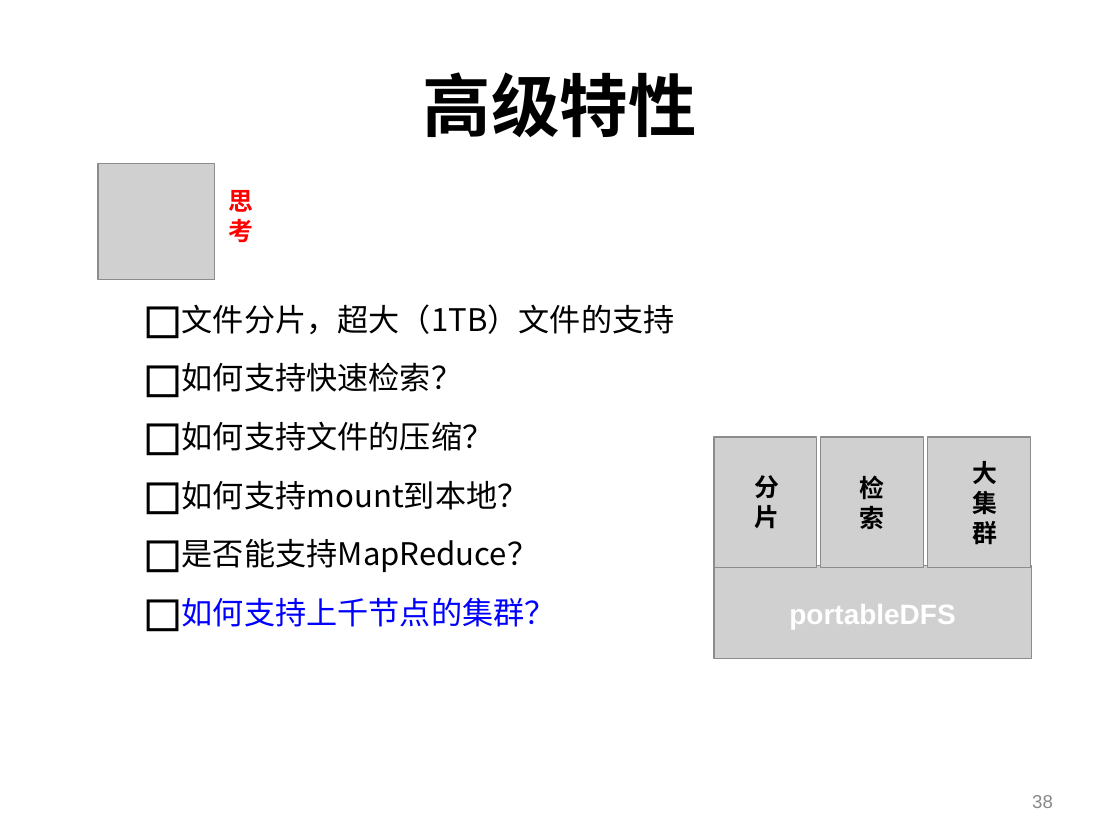
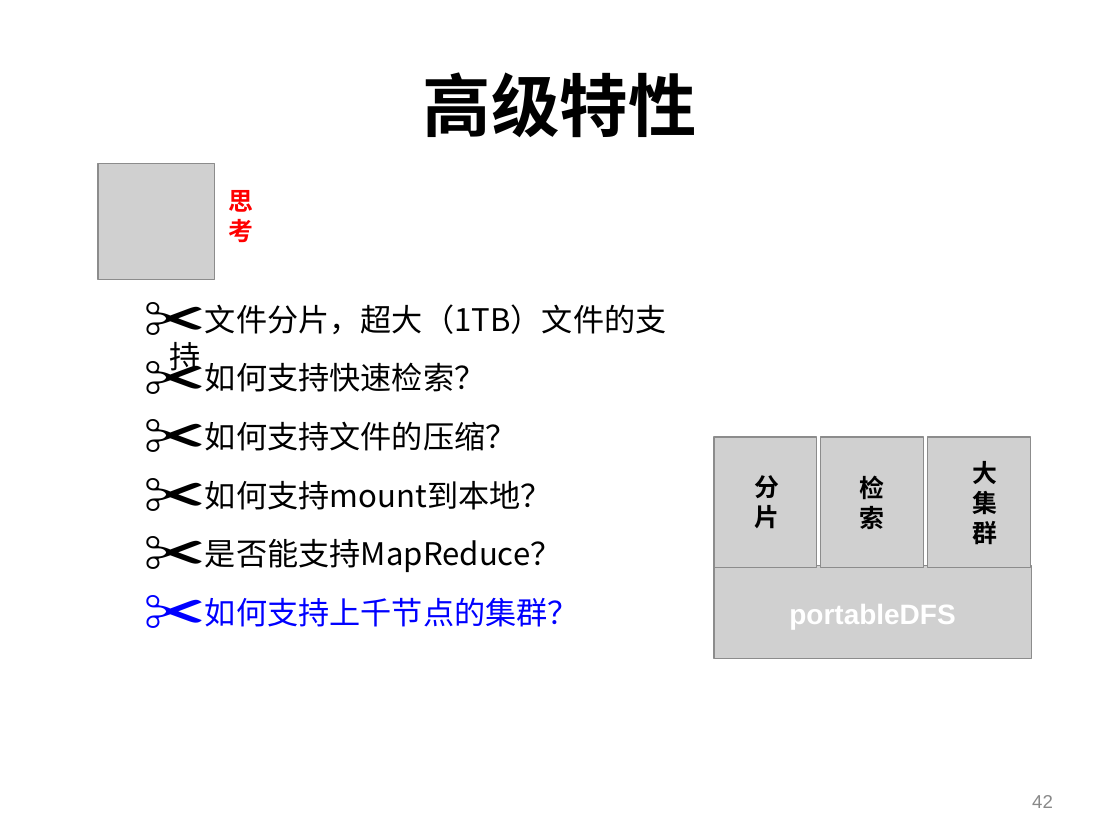
Before and after one commit to shtzr840329/mooon, a slide deck: slide 42 of applications/lightfs/doc/portableDFS-可便携的分布式文件系统.ppt (slide 38 before the commit). Drawn at 1120x840 pixels with LibreOffice and Linux fonts; fonts in the diff are those of the drawing; grey boxes stand for pictures; background and template pictures are left out. Boxes give left, top, right and bottom in pixels: in the first picture for what was removed or moved away, otherwise in the second. Text is boxed around its words. In the diff, an @@ line names an element or a change of style, - is before the commit and + after.

```diff
--- a/applications/lightfs/doc/portableDFS-可便携的分布式文件系统.ppt
+++ b/applications/lightfs/doc/portableDFS-可便携的分布式文件系统.ppt
@@ bullet ◻ to ✂ in 5 elements at (170,304,667,376), (205,362,485,392), (205,421,517,451), (205,481,552,510), (205,539,562,572) @@
@@ text "如何支持上千节点的集群？" at (205,598,579,627): bullet ◻ to ✂; bullet colour #000000 to #0000FF @@
@@ page number at (1032,795,1053,808): text changed @@
-38
+42
```
Also in this commit, not shown: 15 other slides changed, 4 slides added, 4 other files.
